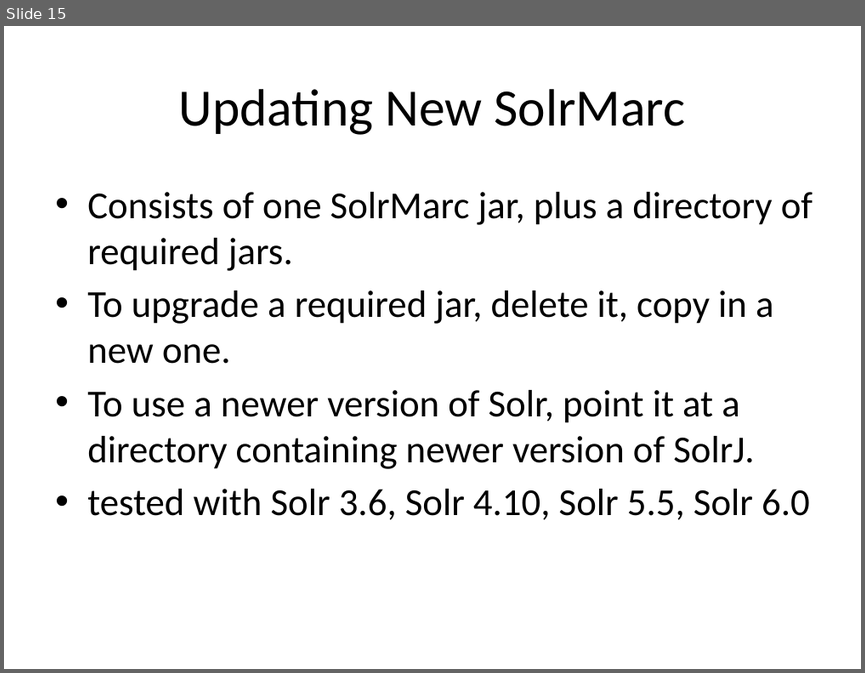
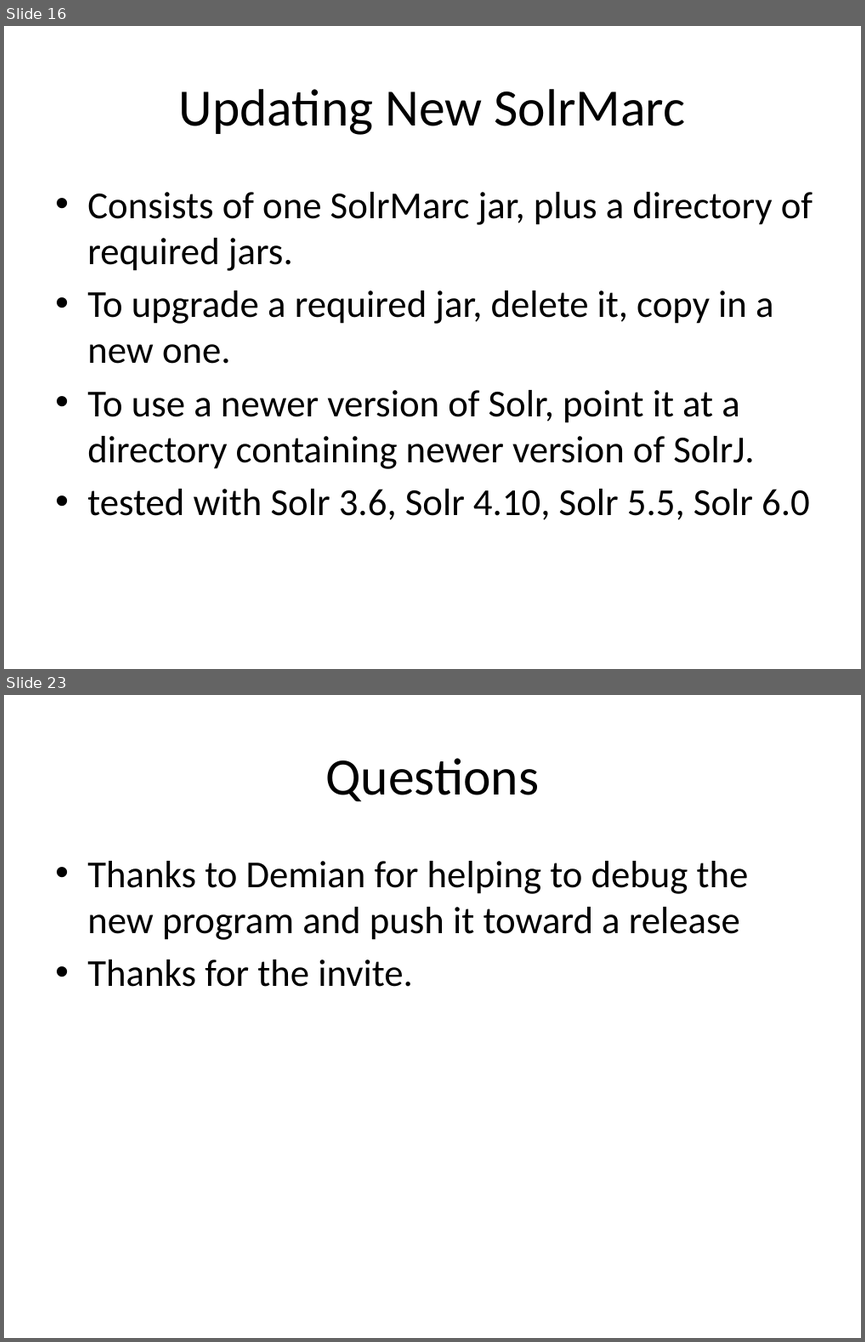
Before and after one commit to solrmarc/solrmarc, a slide deck: New Release of SolrMarc.pptx. Shown one above the other, each under a label of ours: slide 15 before the commit, slides 16 and 23 after it; the slides between them are not shown. The pictures are 865x673 and 865x1342 pixels, drawn with LibreOffice and Linux fonts; fonts in the diff are those of the drawing. Boxes give left, top, right and bottom in pixels: in the first picture for what was removed or moved away, otherwise in the second. Text is boxed around its words. In the diff, an @@ line names an element or a change of style, - is before the commit and + after.

```diff
--- a/New Release of SolrMarc.pptx
+++ b/New Release of SolrMarc.pptx
@@ slide 23 added at bbox=[4, 695, 861, 1338], background #E6E6D8 @@
@@ title added at bbox=[325, 758, 539, 801], 44 pt, text #000000 @@
+Questions
@@ text added at bbox=[87, 861, 749, 987], 32 pt, text #000000 @@
+• Thanks to Demian for helping to debug the new program and push it toward a release
+• Thanks for the invite.
@@ what was slide 15 is now slide 16 @@
```
Also in this commit, not shown: 12 slides changed, 3 other slides added.
